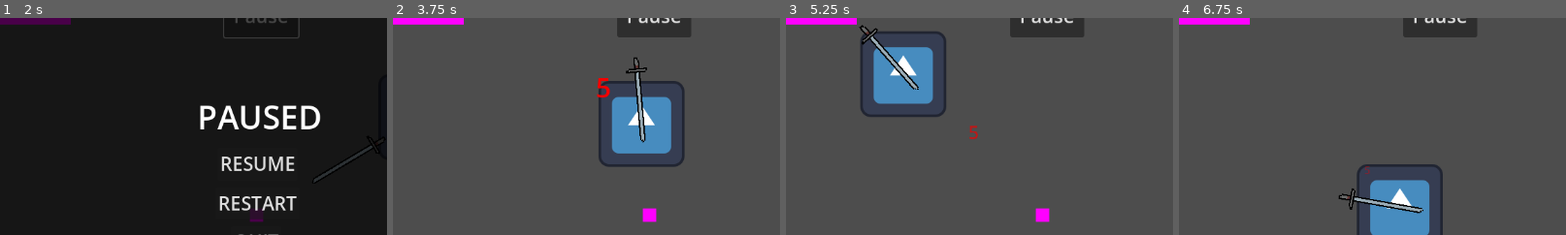
Above: before the commit, frames 1-4 (left to right).
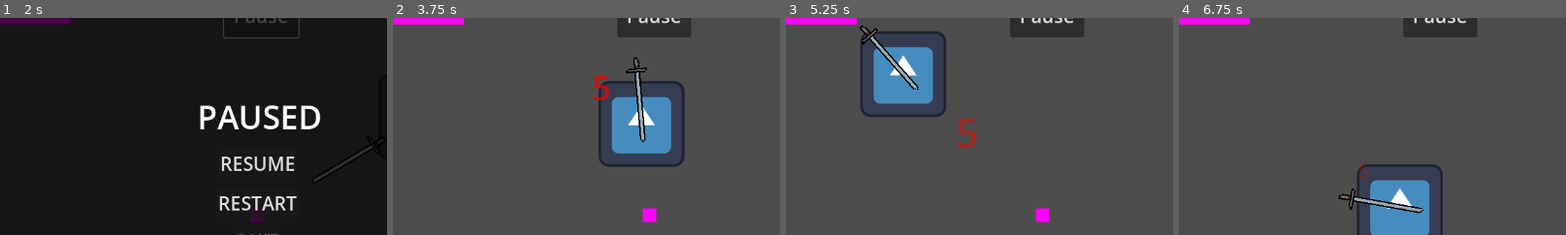
Above: after the commit, the same moments.

Repository: xjarlie/unics-game-jam-2024
Game: Godot game, scene res://StartMenu.tscn
Two runs of this game, one before a commit and one after it. Both use one fixed random seed, a clock stepped at 60 frames per second and the inputs below. The engine's default icon, where the game draws it, is replaced by a stand-in: a white triangle on a blue panel in a dark square.
Inputs:
- Up to frame 1 (2 s): click "START" at 0.5 s; click "Pause" at 1.25 s
- Up to frame 2 (3.75 s): click "RESTART" at 2 s; hold Right (ui_right) 2.78-3.53 s; hold Down (ui_down) from 3.53 s (still down)
- Up to frame 3 (5.25 s): release Down (ui_down) at 4.28 s; hold Right (ui_right) 4.28-5.03 s; hold Up (ui_up) from 5.03 s (still down)
- Up to frame 4 (6.75 s): release Up (ui_up) at 5.78 s; hold Left (ui_left) from 5.78 s (still down)
The pictures show only the part of the screen within x 17-67%, y 5-55%; the shares and areas given below are measured in that part.

Frame 1 is identical in both runs. In frame 2, 0.3% of the frame differs, in the area x 51-57%, y 26-38%; in frame 3, 0.4%, in the area x 44-50%, y 46-60%; in frame 4, less than 0.1%.

Commit message:
Changed damage number animation slightly

Diff:
--- a/priest-melee.tscn
+++ b/priest-melee.tscn
@@ -10,6 +10,45 @@
 [sub_resource type="RectangleShape2D" id="RectangleShape2D_lc3fk"]
 size = Vector2(126, 20)
 
+[sub_resource type="Animation" id="Animation_8viey"]
+length = 0.001
+tracks/0/type = "value"
+tracks/0/imported = false
+tracks/0/enabled = true
+tracks/0/path = NodePath(".:visible")
+tracks/0/interp = 1
+tracks/0/loop_wrap = true
+tracks/0/keys = {
+"times": PackedFloat32Array(0),
+"transitions": PackedFloat32Array(1),
+"update": 1,
+"values": [false]
+}
+tracks/1/type = "value"
+tracks/1/imported = false
+tracks/1/enabled = true
+tracks/1/path = NodePath(".:self_modulate")
+tracks/1/interp = 1
+tracks/1/loop_wrap = true
+tracks/1/keys = {
+"times": PackedFloat32Array(0),
+"transitions": PackedFloat32Array(1),
+"update": 0,
+"values": [Color(1, 1, 1, 1)]
+}
+tracks/2/type = "value"
+tracks/2/imported = false
+tracks/2/enabled = true
+tracks/2/path = NodePath(".:scale")
+tracks/2/interp = 1
+tracks/2/loop_wrap = true
+tracks/2/keys = {
+"times": PackedFloat32Array(0),
+"transitions": PackedFloat32Array(1),
+"update": 0,
+"values": [Vector2(1, 1)]
+}
+
 [sub_resource type="Animation" id="Animation_2a0jq"]
 resource_name = "damage-number"
 tracks/0/type = "value"
@@ -31,7 +70,7 @@
 tracks/1/interp = 1
 tracks/1/loop_wrap = true
 tracks/1/keys = {
-"times": PackedFloat32Array(0, 0.1, 1),
+"times": PackedFloat32Array(0, 0.133333, 1),
 "transitions": PackedFloat32Array(1, 1, 1),
 "update": 0,
 "values": [Color(1, 1, 1, 0), Color(1, 1, 1, 1), Color(1, 1, 1, 0)]
@@ -43,49 +82,10 @@
 tracks/2/interp = 1
 tracks/2/loop_wrap = true
 tracks/2/keys = {
-"times": PackedFloat32Array(0, 0.1, 1),
-"transitions": PackedFloat32Array(1, 1, 1),
-"update": 0,
-"values": [Vector2(0.1, 0.1), Vector2(1, 1), Vector2(1, 1)]
-}
-
-[sub_resource type="Animation" id="Animation_8viey"]
-length = 0.001
-tracks/0/type = "value"
-tracks/0/imported = false
-tracks/0/enabled = true
-tracks/0/path = NodePath(".:visible")
-tracks/0/interp = 1
-tracks/0/loop_wrap = true
-tracks/0/keys = {
-"times": PackedFloat32Array(0),
-"transitions": PackedFloat32Array(1),
-"update": 1,
-"values": [false]
-}
-tracks/1/type = "value"
-tracks/1/imported = false
-tracks/1/enabled = true
-tracks/1/path = NodePath(".:self_modulate")
-tracks/1/interp = 1
-tracks/1/loop_wrap = true
-tracks/1/keys = {
-"times": PackedFloat32Array(0),
-"transitions": PackedFloat32Array(1),
-"update": 0,
-"values": [Color(1, 1, 1, 1)]
-}
-tracks/2/type = "value"
-tracks/2/imported = false
-tracks/2/enabled = true
-tracks/2/path = NodePath(".:scale")
-tracks/2/interp = 1
-tracks/2/loop_wrap = true
-tracks/2/keys = {
-"times": PackedFloat32Array(0),
-"transitions": PackedFloat32Array(1),
-"update": 0,
-"values": [Vector2(1, 1)]
+"times": PackedFloat32Array(0, 0.0666667, 0.133333, 1),
+"transitions": PackedFloat32Array(1, 1, 1, 1),
+"update": 0,
+"values": [Vector2(0.1, 0.1), Vector2(1.5, 1.5), Vector2(1, 1), Vector2(1, 1)]
 }
 
 [sub_resource type="AnimationLibrary" id="AnimationLibrary_47wsq"]
